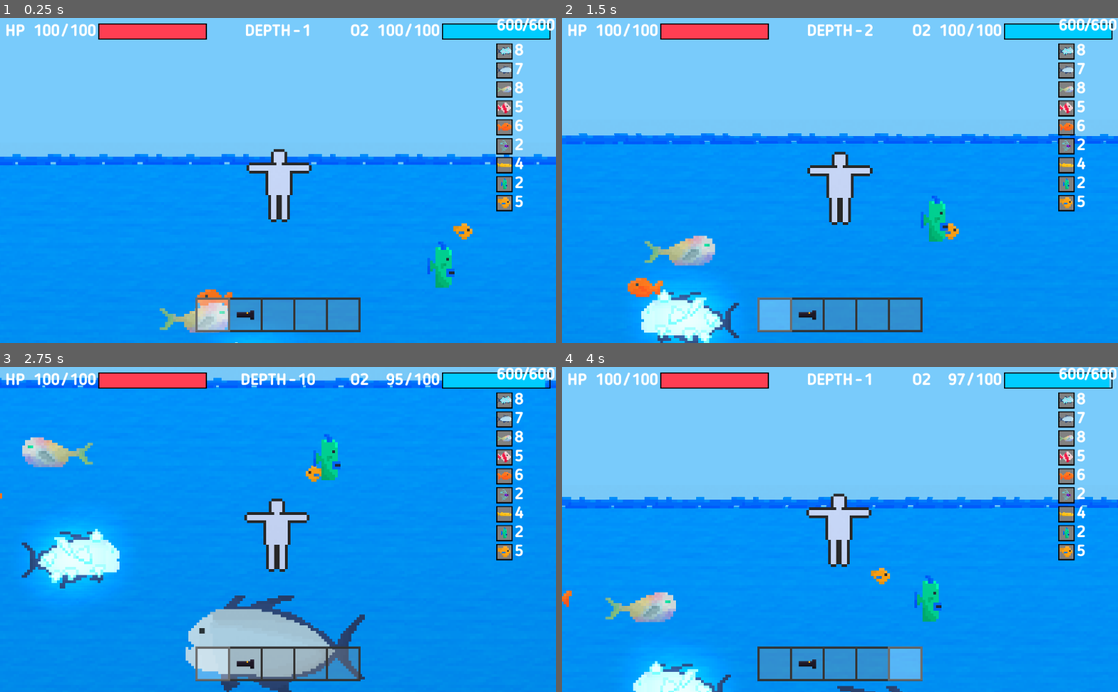
Above: before the commit, frames 1-4 (two rows, left to right).
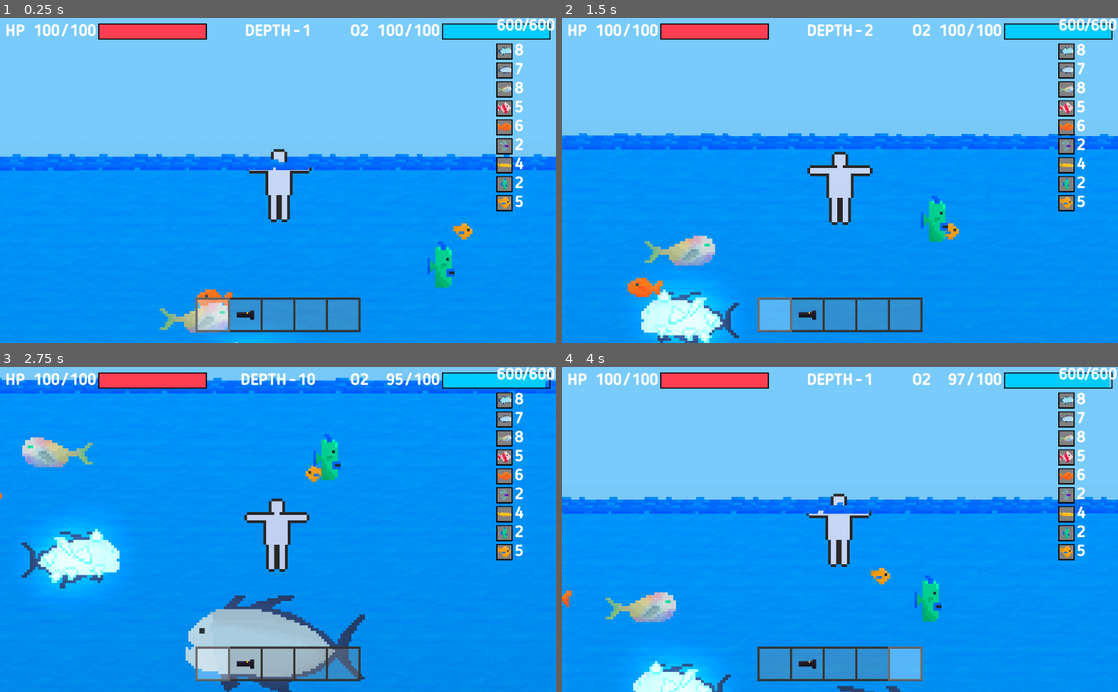
Above: after the commit, the same moments.

Repository: eliaperantoni/fisherman
Game: Godot game, scene res://scenes/main/Main.tscn
Two runs of this game, one before a commit and one after it. Both use one fixed random seed, a clock stepped at 60 frames per second and the inputs below.
Inputs (mouse positions are in pixels of both pictures, inside the frame that each line leads up to):
- Up to frame 1 (0.25 s): no input
- Up to frame 2 (1.5 s): tap Enter at 0.5 s; move the mouse to (962, 164) at 0.52 s; hold Right (ui_right) 0.53-1.28 s; click (962, 164) at 0.6 s; move the mouse to (728, 196) at 1.27 s; hold Down (ui_down) from 1.28 s (still down); tap Shift at 1.35 s
- Up to frame 3 (2.75 s): move the mouse to (333, 458) at 2.02 s; release Down (ui_down) at 2.03 s; hold Right (ui_right) from 2.03 s (still down); tap 1 at 2.1 s
- Up to frame 4 (4 s): move the mouse to (812, 594) at 2.77 s; release Right (ui_right) at 2.78 s; hold Up (ui_up) 2.78-3.53 s; tap 5 at 2.85 s; move the mouse to (1006, 578) at 3.52 s; hold Left (ui_left) from 3.53 s (still down); click (1006, 578) at 3.6 s

The runs differ from the first frame. In frame 1, 2.0% of the frame differs, in the area x 0-100%, y 43-48%; in frame 2, 2.0%; in frame 3, 1.7%; in frame 4, 2.1%, in the area x 0-100%, y 41-46%.

Commit message:
Added surface front

Diff:
--- a/scenes/main/Main.tscn
+++ b/scenes/main/Main.tscn
@@ -107,6 +107,16 @@
 current = true
 zoom = Vector2( 0.2, 0.2 )
 
+[node name="SurfaceFront" type="Sprite" parent="."]
+material = ExtResource( 10 )
+position = Vector2( 0, 2 )
+texture = ExtResource( 4 )
+region_enabled = true
+region_rect = Rect2( 1, 0, 2048, 32 )
+__meta__ = {
+"_edit_lock_": true
+}
+
 [node name="CanvasLayer" type="CanvasLayer" parent="."]
 
 [node name="Interface" parent="CanvasLayer" instance=ExtResource( 9 )]
Not shown: 2 places in scenes/main/Main.tscn that only renumber resources
